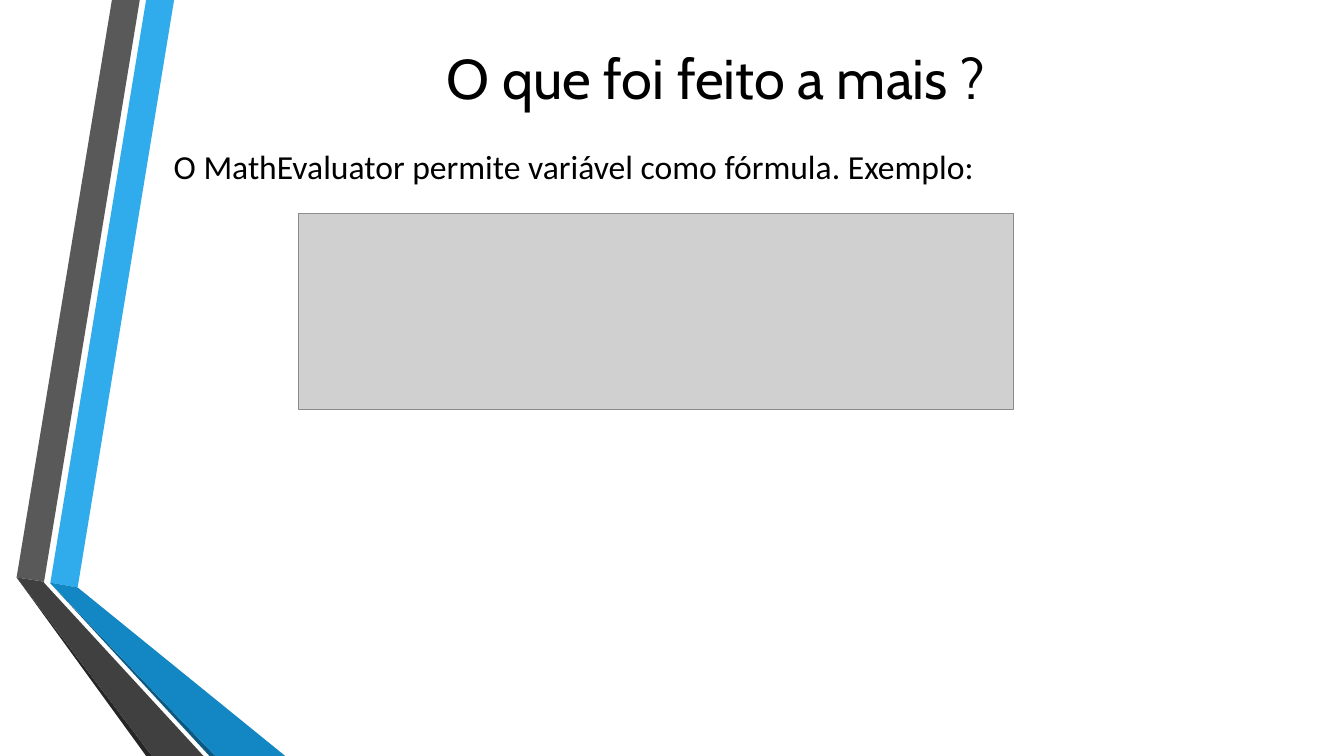
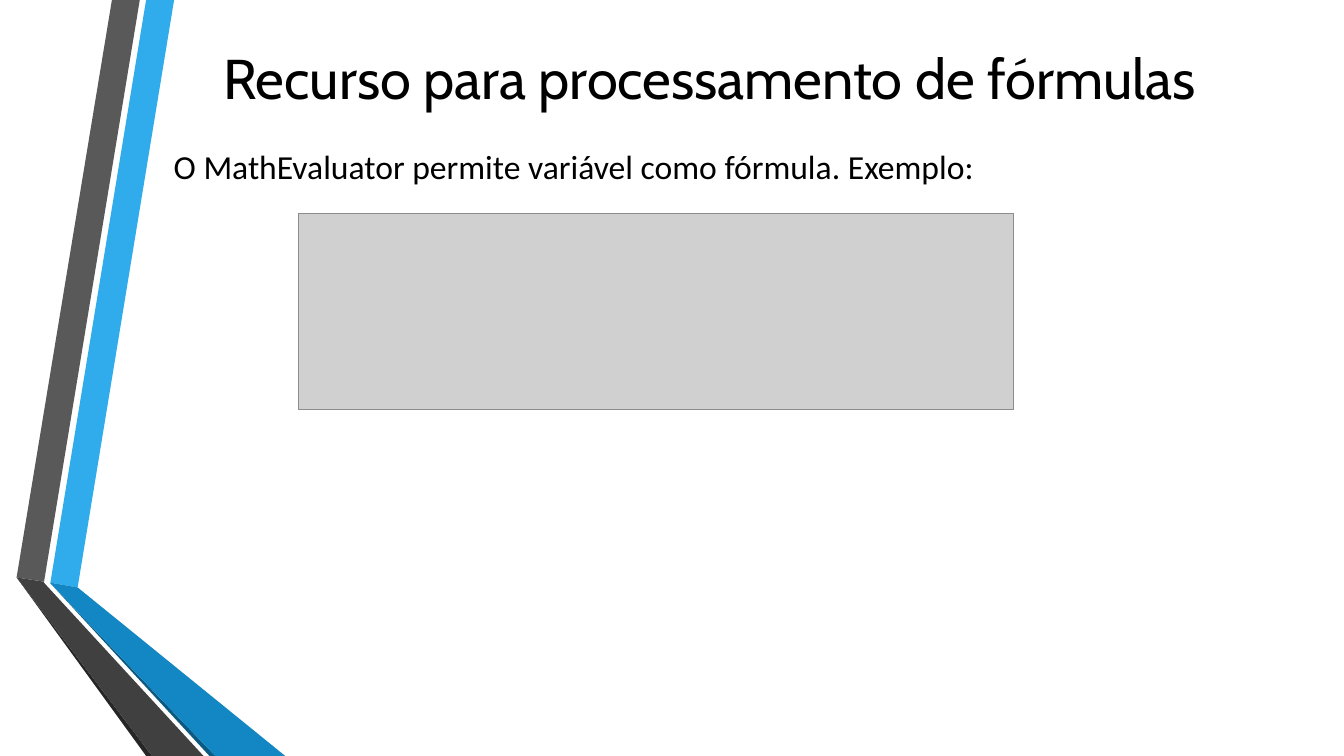
Before and after one commit to wendelsilverio/math-evaluator, a slide deck: slide 4 of docs/MATH - EVALUATOR - 2a Iteração.pptx. Drawn at 1344x756 pixels with LibreOffice and Linux fonts; fonts in the diff are those of the drawing; grey boxes stand for pictures; background and template pictures are left out. Boxes give left, top, right and bottom in pixels: in the first picture for what was removed or moved away, otherwise in the second. Text is boxed around its words. In the diff, an @@ line names an element or a change of style, - is before the commit and + after.

```diff
--- a/docs/MATH - EVALUATOR - 2a Iteração.pptx
+++ b/docs/MATH - EVALUATOR - 2a Iteração.pptx
@@ title at (223, 57, 1196, 111): text changed @@
-O que foi feito a mais ?
+Recurso para processamento de fórmulas
```
Also in this commit, not shown: 3 other slides changed.
